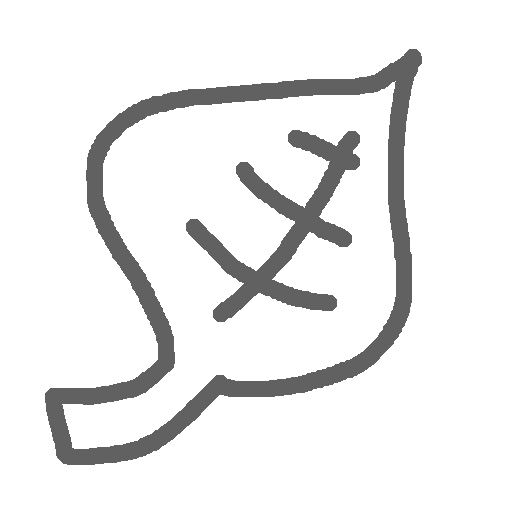
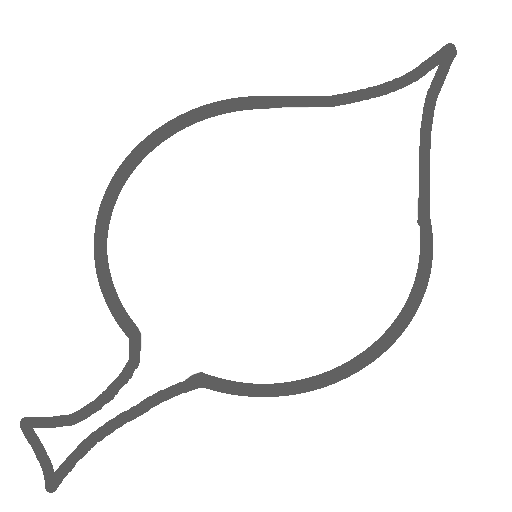
Two versions of the same layered image (w=512, h=512). Layer-by-layer changes:
added layer "Layer #3" above "Layer #2" over [20, 43, 457, 493]
added layer "Layer #2" above "GreenSymbol.png" over [94, 96, 433, 397]
hid "GreenSymbol.png" over [45, 49, 422, 465]
